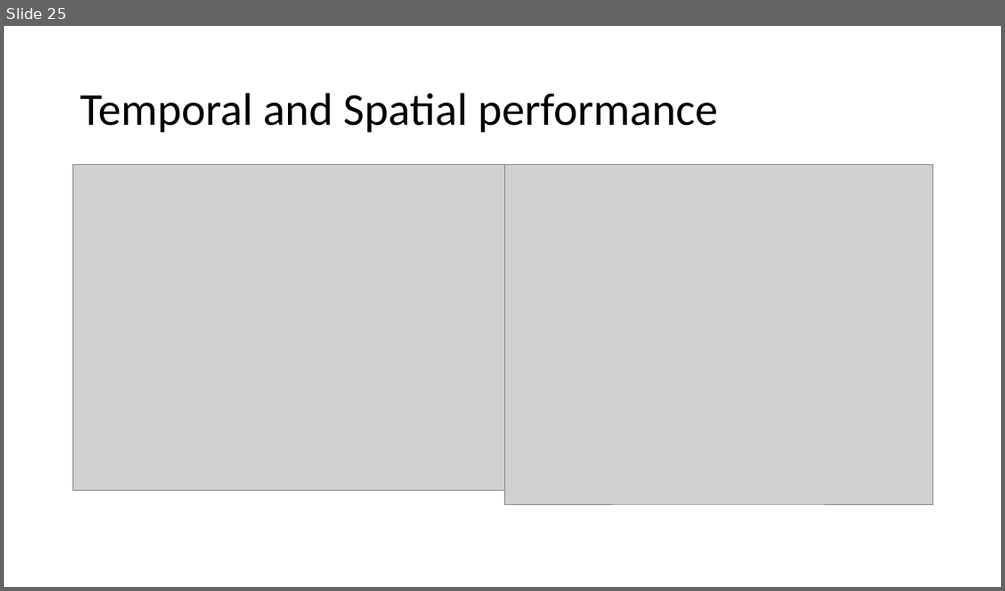
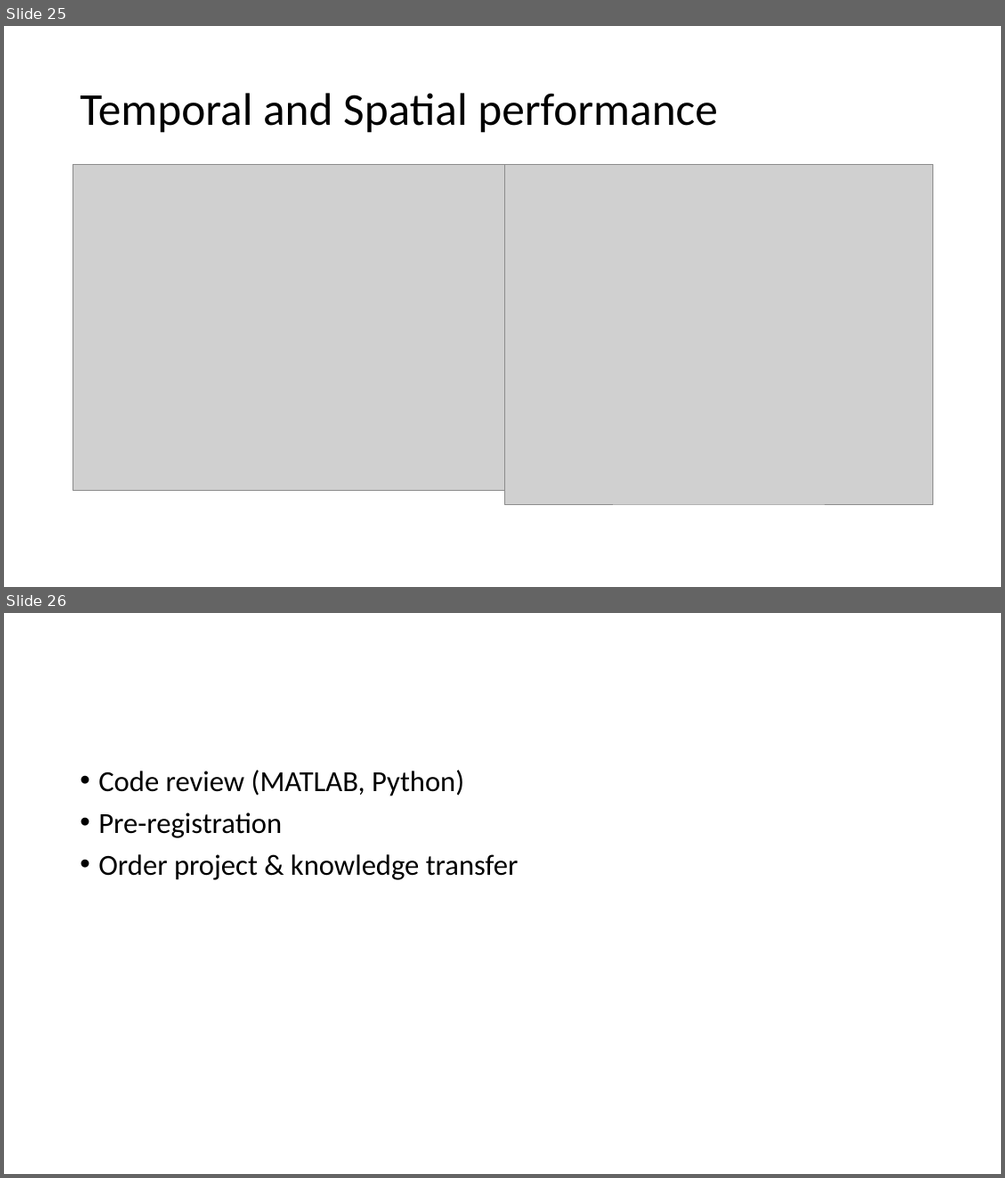
Before and after one commit to OzMashiah/ultra-instinct-modelling, a slide deck: Modeling Results.pptx. Shown one above the other, each under a label of ours: slide 25 before the commit, slides 25 and 26 after it. The pictures are 1005x591 and 1005x1178 pixels, drawn with LibreOffice and Linux fonts; fonts in the diff are those of the drawing; grey boxes stand for pictures. Boxes give left, top, right and bottom in pixels: in the first picture for what was removed or moved away, otherwise in the second. Text is boxed around its words. In the diff, an @@ line names an element or a change of style, - is before the commit and + after.

```diff
--- a/Modeling Results.pptx
+++ b/Modeling Results.pptx
@@ slide 26 added at [4, 613, 1001, 1174], background #FFFFFF @@
@@ text added at [98, 770, 518, 880], 28 pt, text #000000 @@
+• Code review (MATLAB, Python)
+• Pre-registration
+• Order project & knowledge transfer
```
Also in this commit, not shown: 1 other file.
